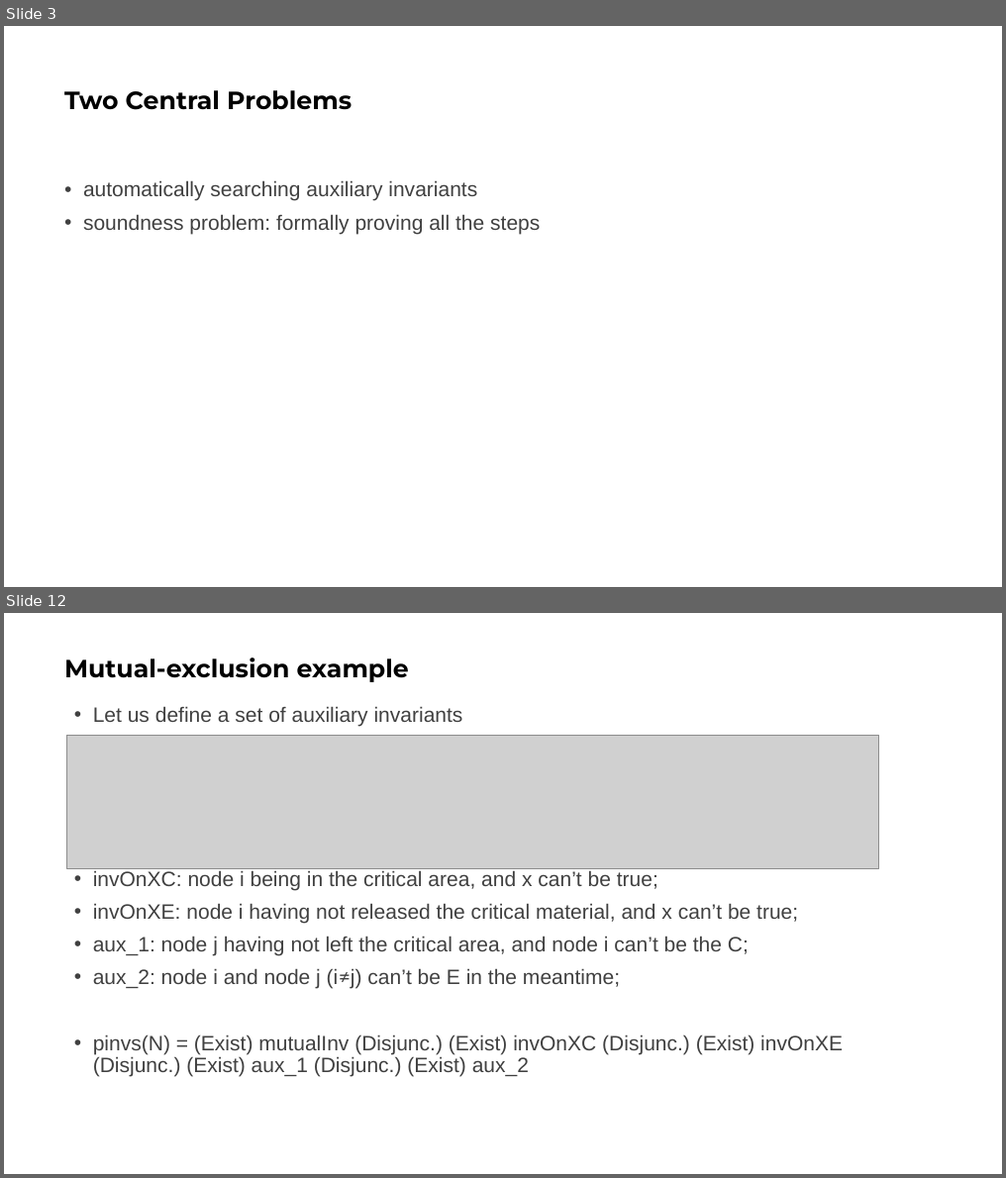
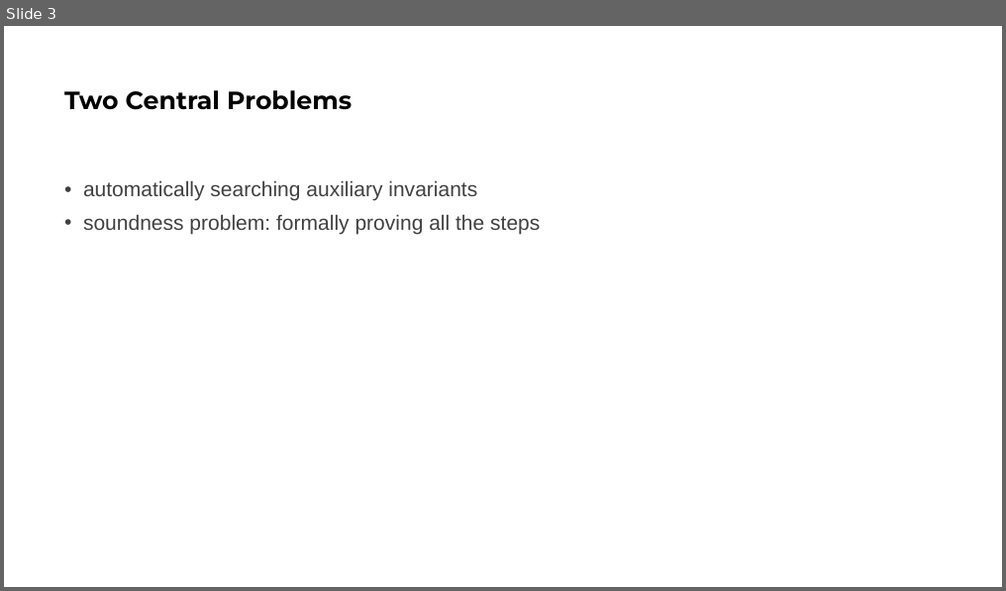
Before and after one commit to bacmive/paper_notes, a slide deck: notes9-paraverifier.pptx. Shown one above the other, each under a label of ours: slides 3 and 12 before the commit, slide 3 after it; the slides between them are not shown. The pictures are 1006x1178 and 1006x591 pixels, drawn with LibreOffice and Linux fonts; fonts in the diff are those of the drawing; grey boxes stand for pictures. Boxes give left, top, right and bottom in pixels: in the first picture for what was removed or moved away, otherwise in the second. Text is boxed around its words. In the diff, an @@ line names an element or a change of style, - is before the commit and + after.

```diff
--- a/notes9-paraverifier.pptx
+++ b/notes9-paraverifier.pptx
@@ slide 12 removed at (x1=4, y1=613, x2=1002, y2=1174), background #FFFFFF @@
@@ title removed at (x1=64, y1=658, x2=409, y2=682) @@
-Mutual-exclusion example
@@ text removed at (x1=93, y1=706, x2=843, y2=1077) @@
-• Let us define a set of auxiliary invariants
-• invOnXC: node i being in the critical area, and x can’t be true;
-• invOnXE: node i having not released the critical material, and x can’t be true;
-• aux_1: node j having not left the critical area, and node i can’t be the C;
-• aux_2: node i and node j (i≠j) can’t be E in the meantime;
-• pinvs(N) = (Exist) mutualInv (Disjunc.) (Exist) invOnXC (Disjunc.) (Exist) invOnXE (Disjunc.) (Exist) aux_1 (Disjunc.) (Exist) aux_2
@@ picture removed at (x1=67, y1=736, x2=879, y2=869) @@
```
Also in this commit, not shown: 3 slides changed, 12 slides added, 6 other slides removed, 1 other file.
